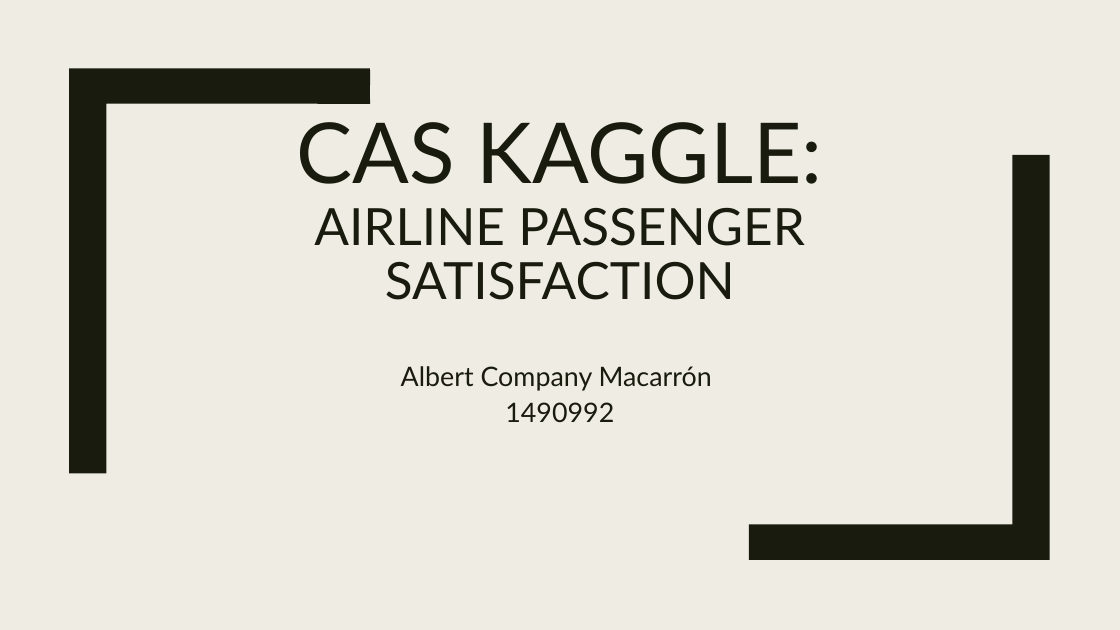
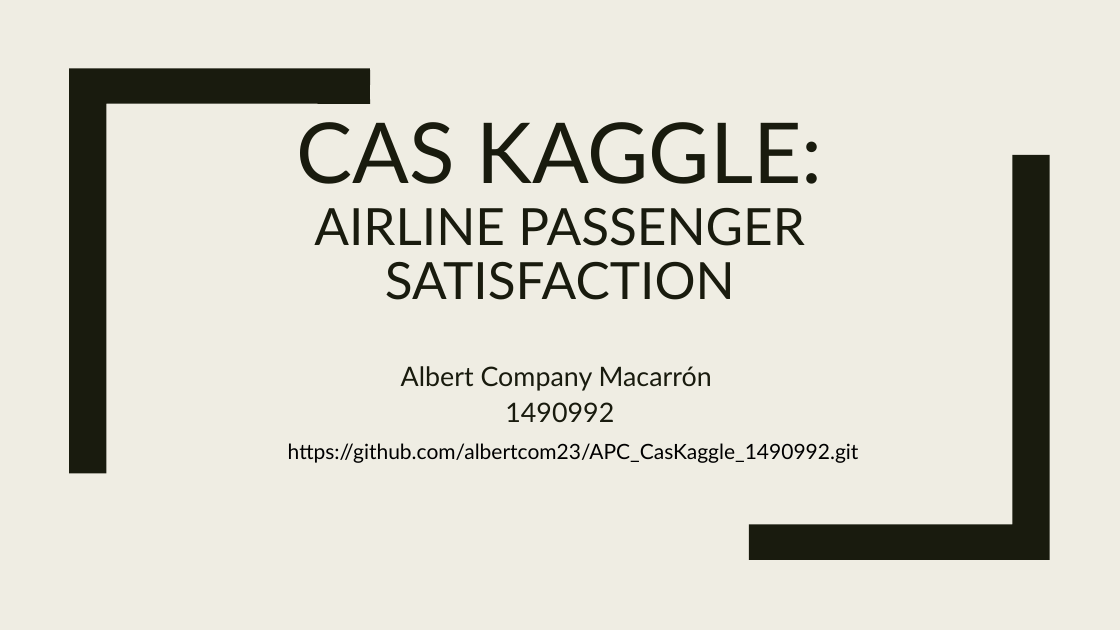
Before and after one commit to albertcom23/APC_CasKaggle_1490992, a slide deck: slide 1 of docs/presentacio.pptx. Drawn at 1120x630 pixels with LibreOffice and Linux fonts; fonts in the diff are those of the drawing. Boxes give left, top, right and bottom in pixels: in the first picture for what was removed or moved away, otherwise in the second. Text is boxed around its words. In the diff, an @@ line names an element or a change of style, - is before the commit and + after.

```diff
--- a/docs/presentacio.pptx
+++ b/docs/presentacio.pptx
@@ text added at (288,443,859,463), 18 pt, text #000000 @@
+https://github.com/albertcom23/APC_CasKaggle_1490992.git
```
Also in this commit, not shown: 1 other file.
